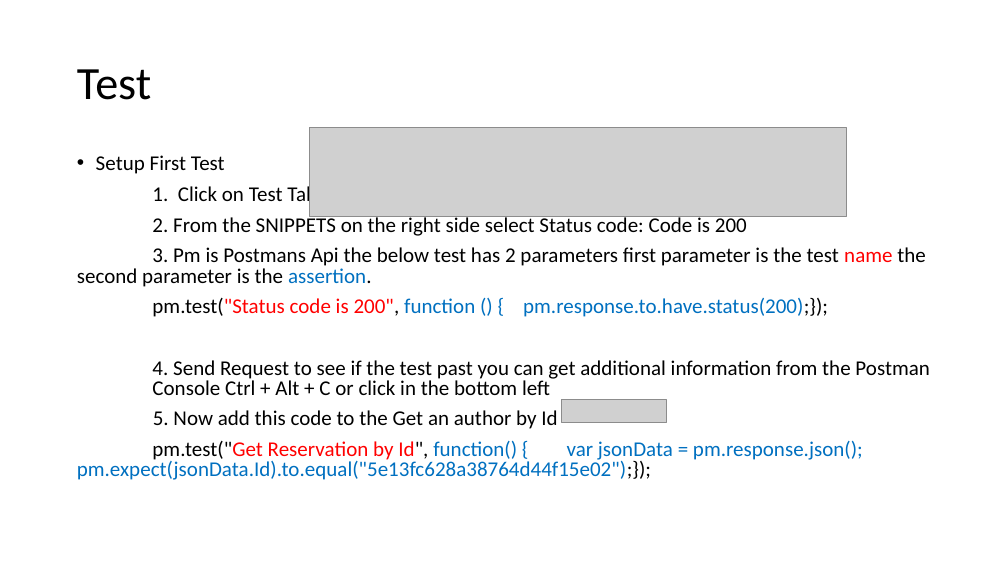
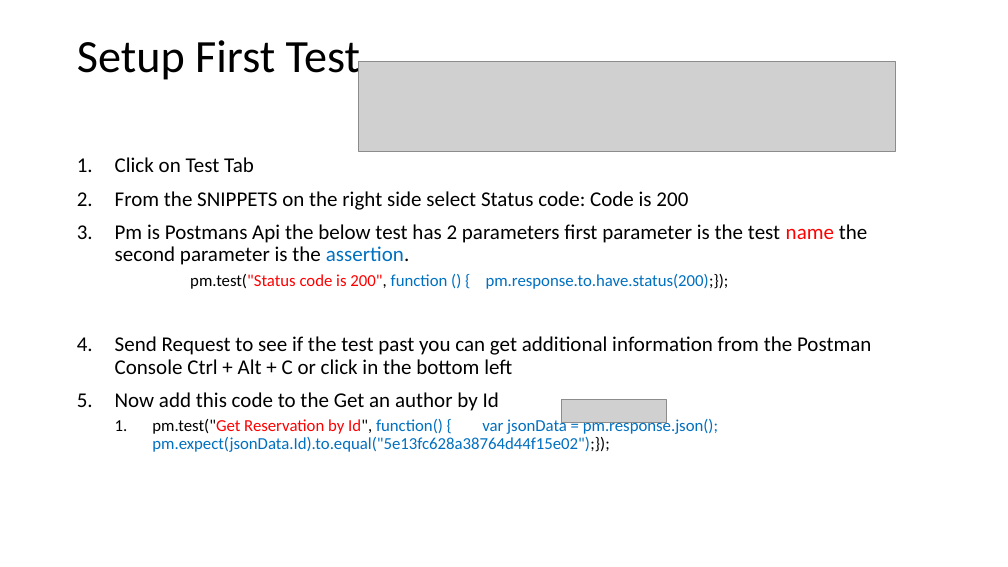
Before and after one commit to CarrieEBeaton/How_Session_Dotnet_Core_Web_Api, a slide deck: slide 4 of Session_1_Md/slides/PostmanTesting.pptx. Drawn at 1008x567 pixels with LibreOffice and Linux fonts; fonts in the diff are those of the drawing; grey boxes stand for pictures. Boxes give left, top, right and bottom in pixels: in the first picture for what was removed or moved away, otherwise in the second. Text is boxed around its words. In the diff, an @@ line names an element or a change of style, - is before the commit and + after.

Commit message:
Updated the slides

```diff
--- a/Session_1_Md/slides/PostmanTesting.pptx
+++ b/Session_1_Md/slides/PostmanTesting.pptx
@@ title at <box>77,40,360,83</box>: text changed @@
-Test
+Setup First Test
@@ picture: place and size @@
-picture at <box>309,127,846,216</box>
+picture at <box>358,61,895,150</box>
@@ text at <box>115,157,868,265</box>: text changed @@
-• Setup First Test
-1. Click on Test Tab
-2. From the SNIPPETS on the right side select Status code: Code is 200
-3. Pm is Postmans Api the below test has 2 parameters first parameter is the test name the second parameter is the assertion.
+1. Click on Test Tab
+2. From the SNIPPETS on the right side select Status code: Code is 200
+3. Pm is Postmans Api the below test has 2 parameters first parameter is the test name the second parameter is the assertion.
@@ text at <box>152,274,729,452</box>: size 20 to 16 pt in "pm.test("Status code is 200", function () { ...", "pm.test("Get Reservation by Id", function() { var ..."; list level 1 to 2 in "pm.test("Status code is 200", function ..."; line spacing 0.8 to 0.9; bullet none to 1.; list level 1 to 2 in "pm.test("Get Reservation by Id", function() ..." @@
@@ text at <box>115,336,871,411</box>: text changed @@
-4. Send Request to see if the test past you can get additional information from the Postman Console Ctrl + Alt + C or click in the bottom left
-5. Now add this code to the Get an author by Id
+4. Send Request to see if the test past you can get additional information from the Postman Console Ctrl + Alt + C or click in the bottom left
+5. Now add this code to the Get an author by Id
```
Also in this commit, not shown: 5 other slides changed, 2 other files.
